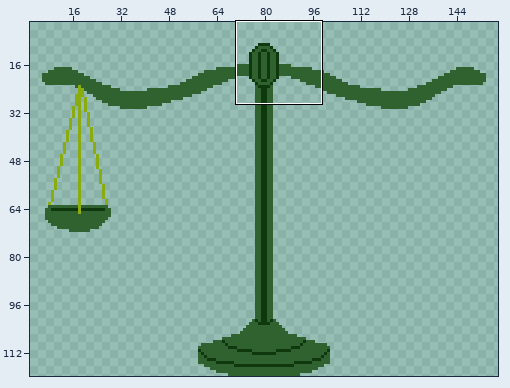
One commit to this pixel-art file: art/asprite/Balance.aseprite. Above: a wide view before the commit, with the close-up outlined.
Close-up. As it was:
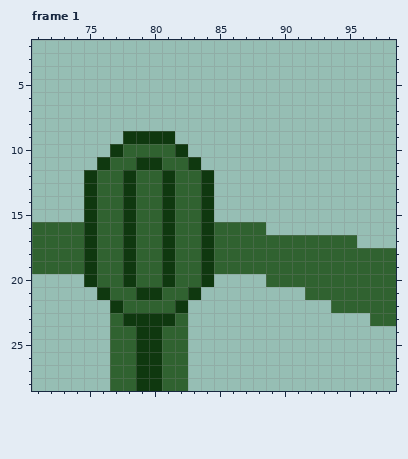
160x120 pixels, 1 frame. Shown: frame 1: x 71..98, y 2..28. The wide view leaves out empty margins. The commit also changed other frames or places, which this record leaves out.
After the commit:
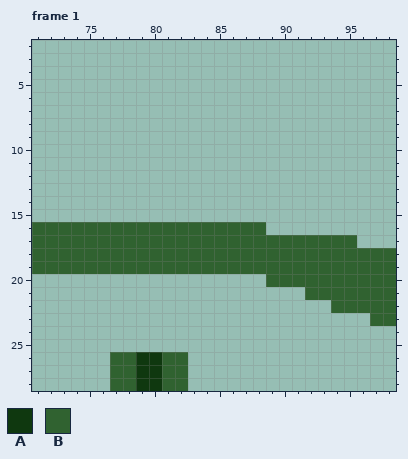
Palette (. is transparent): A #0f380f  B #306230
Diff:
Frame 1, layer "图层 3":
y 9: x 78..81 AAAA -> ....
y 10: x 77..82 ABBBBA -> ......
y 11: x 76..83 ABBAABBA -> ........
y 12..15: x 75..84 ABBABBABBA -> ..........
y 16..19: x 75 A -> B; x 78 A -> B; x 81 A -> B; x 84 A -> B
y 20: x 75..84 ABBABBABBA -> ..........
y 21: x 76..83 ABBAABBA -> ........
y 22: x 77..82 ABBBBA -> ......
y 23: x 77..82 BAAAAB -> ......
y 24..25: x 77..82 BBAABB -> ......
Where, in picture pixels (left, top, right, bottom), the same in both close-ups:
changed: (84, 131, 214, 352)
